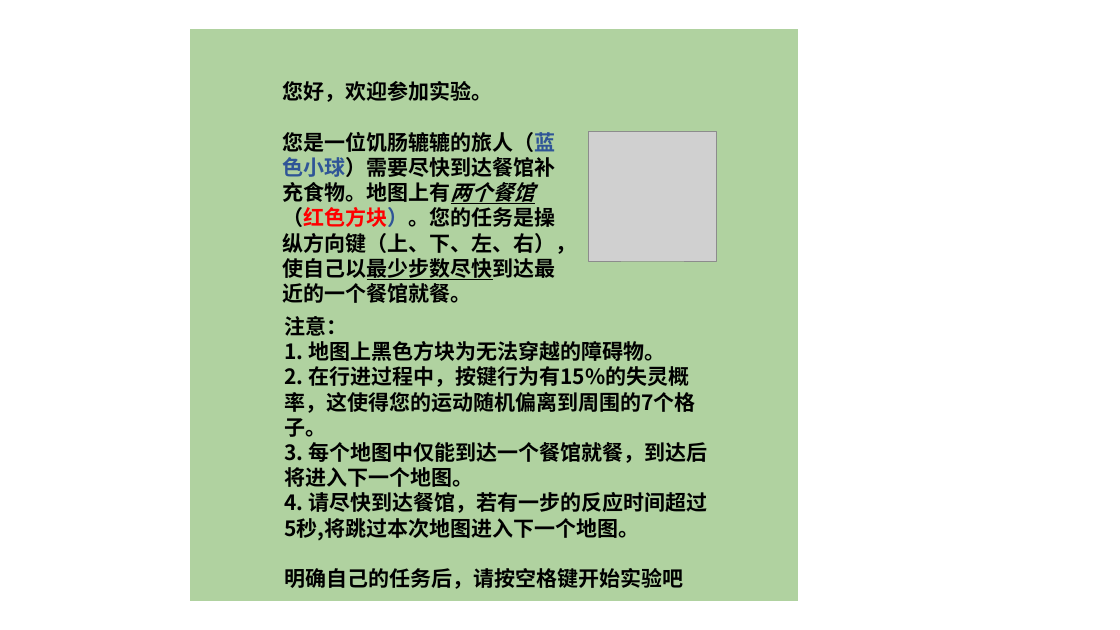
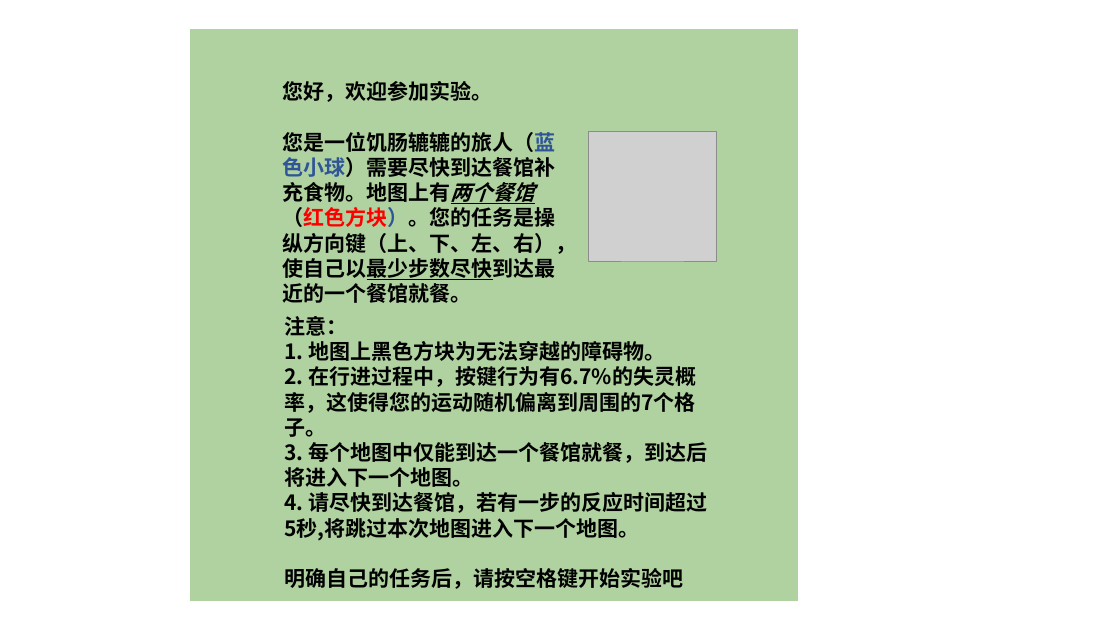
Before and after one commit to chengshaozhe/commitmentObstacles, a slide deck: slide 1 of introduction.pptx. Drawn at 1120x630 pixels with LibreOffice and Linux fonts; fonts in the diff are those of the drawing; grey boxes stand for pictures. Boxes give left, top, right and bottom in pixels: in the first picture for what was removed or moved away, otherwise in the second. Text is boxed around its words. In the diff, an @@ line names an element or a change of style, - is before the commit and + after.

```diff
--- a/introduction.pptx
+++ b/introduction.pptx
@@ text in rectangle at (284, 366, 696, 437): text changed @@
-    2. 在行进过程中，按键行为有15%的失灵概率，这使得您的运动随机偏离到周围的7个格子。
+    2. 在行进过程中，按键行为有6.7%的失灵概率，这使得您的运动随机偏离到周围的7个格子。
```
Also in this commit, not shown: 22 other files.
